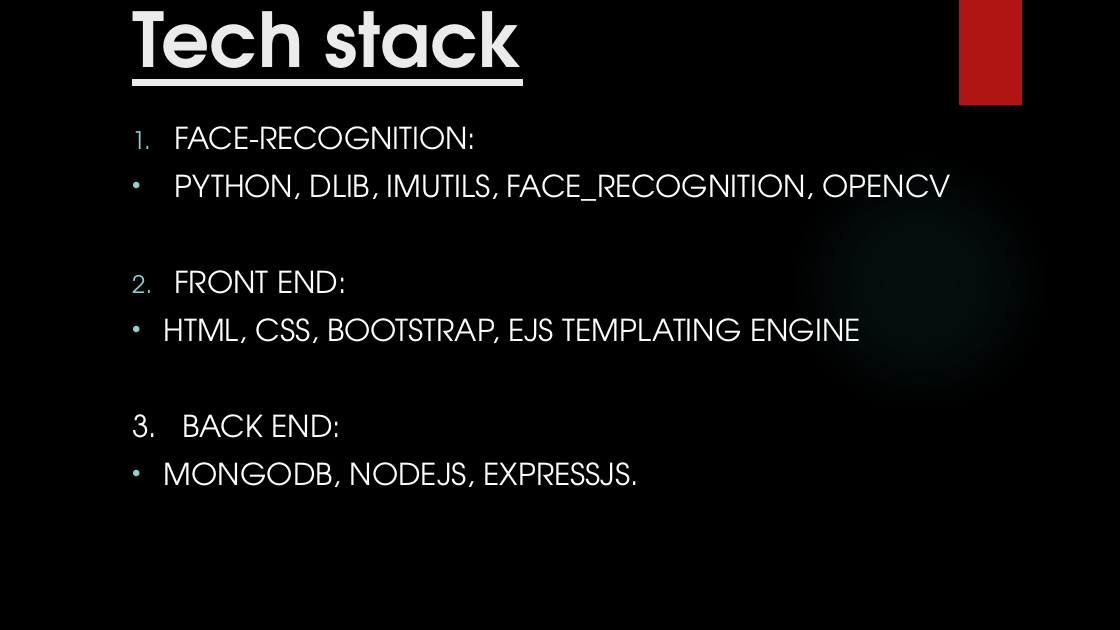
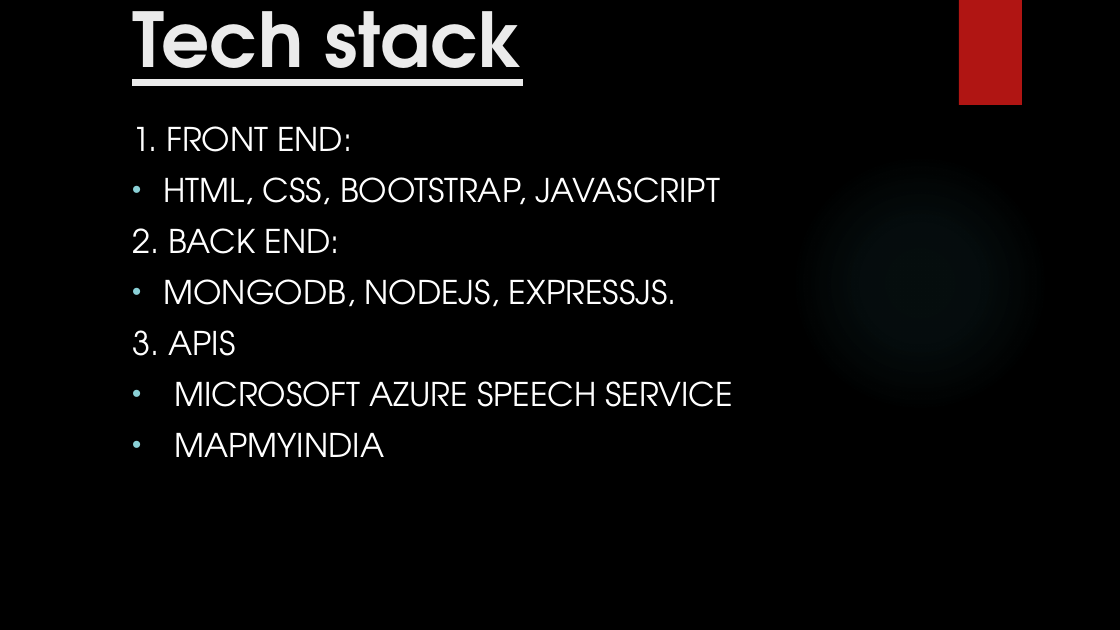
Before and after one commit to Rishabh510/HackVSIT3.0, a slide deck: slide 5 of Quality Education.pptx (slide 6 before the commit). Drawn at 1120x630 pixels with LibreOffice and Linux fonts; fonts in the diff are those of the drawing; background and template pictures are left out. Boxes give left, top, right and bottom in pixels: in the first picture for what was removed or moved away, otherwise in the second. Text is boxed around its words. In the diff, an @@ line names an element or a change of style, - is before the commit and + after.

```diff
--- a/Quality Education.pptx
+++ b/Quality Education.pptx
@@ subtitle at (132, 126, 720, 254): text changed; size 25.9 to 28 pt @@
-1. FACE-RECOGNITION:
-• PYTHON, DLIB, IMUTILS, FACE_RECOGNITION, OPENCV
-2. FRONT END:
-• HTML, CSS, BOOTSTRAP, EJS TEMPLATING ENGINE
-3. BACK END:
+1. FRONT END:
+• HTML, CSS, BOOTSTRAP, JAVASCRIPT
+2. BACK END:
@@ subtitle at (164, 279, 676, 307): size 25.9 to 28 pt in "MONGODB, NODEJS, EXPRESSJS." @@
@@ subtitle at (132, 330, 733, 457): paragraphs added @@
+3. APIS
+• MICROSOFT AZURE SPEECH SERVICE
+• MAPMYINDIA
```
Also in this commit, not shown: 3 other slides changed, 1 slide added, 5 slides removed.
